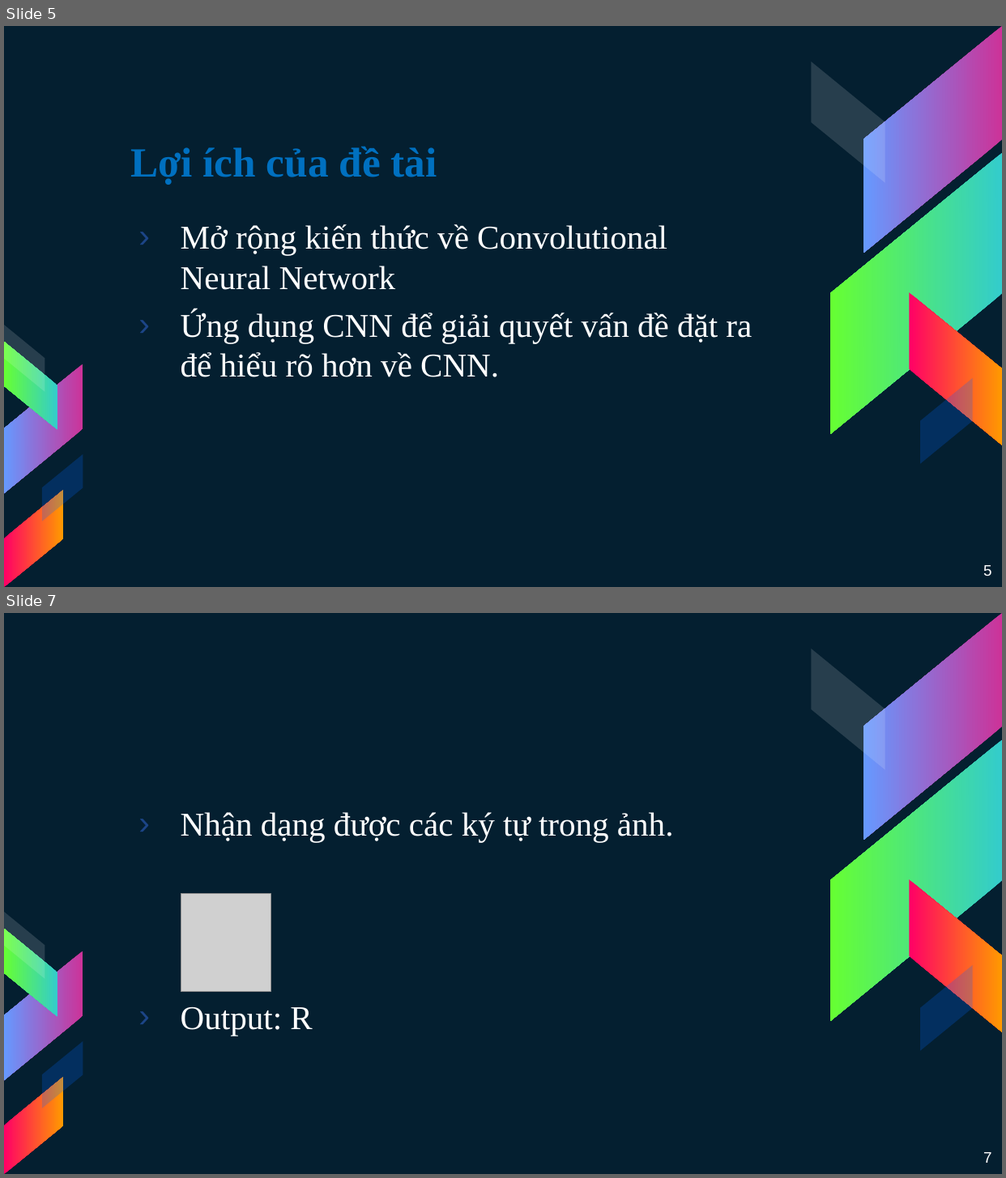
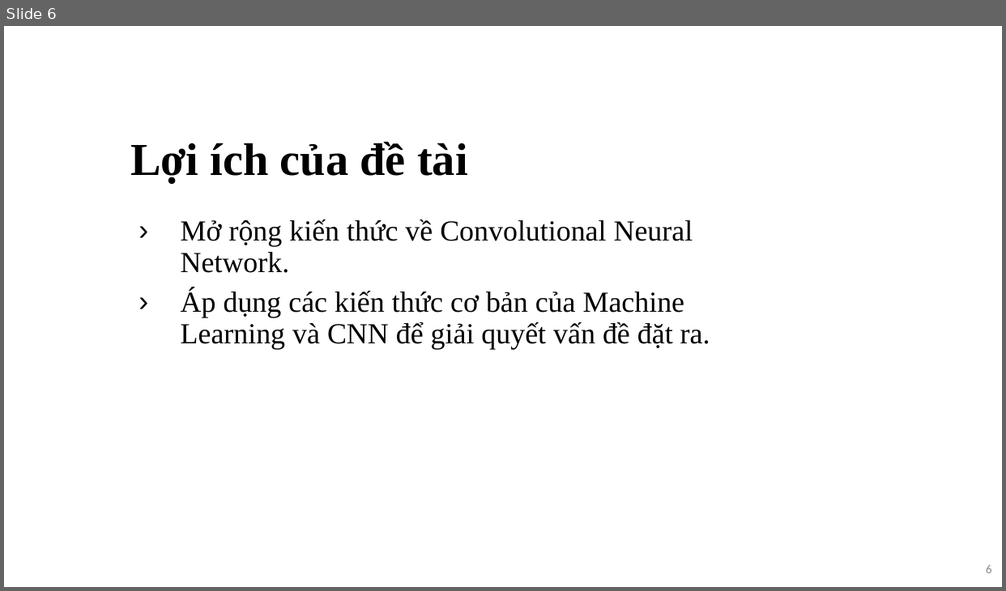
Before and after one commit to 15110383/MachineLearning, a slide deck: MALE.pptx. Shown one above the other, each under a label of ours: slides 5 and 7 before the commit, slide 6 after it; the slides between them are not shown. The pictures are 1006x1178 and 1006x591 pixels, drawn with LibreOffice and Linux fonts; fonts in the diff are those of the drawing; grey boxes stand for pictures. Boxes give left, top, right and bottom in pixels: in the first picture for what was removed or moved away, otherwise in the second. Text is boxed around its words. In the diff, an @@ line names an element or a change of style, - is before the commit and + after.

```diff
--- a/MALE.pptx
+++ b/MALE.pptx
@@ slide 7 removed at (4, 613, 1002, 1174), background #041F30; not listed: 10 template elements that a slide beside it also shows @@
@@ text removed at (181, 812, 674, 1035) @@
-› Nhận dạng được các ký tự trong ảnh.
-› Output: R
@@ picture removed at (181, 893, 270, 991) @@
@@ page number removed at (983, 1152, 991, 1163) @@
-7
@@ what was slide 5 is now slide 6 @@
@@ slide 6 changed as well @@
@@ background #041F30 to #FFFFFF @@
@@ title "Lợi ích của đề tài" at (130, 142, 468, 183): size 30 to 33 pt, text colour #0070C0 to #000000; line spacing 1 to 0.9 @@
@@ text at (181, 220, 710, 349): text changed; size 24 to 21 pt; text colour #FFFFFF to #000000 @@
-› Mở rộng kiến thức về Convolutional Neural Network
-› Ứng dụng CNN để giải quyết vấn đề đặt ra để hiểu rõ hơn về CNN.
+› Mở rộng kiến thức về Convolutional Neural Network.
+› Áp dụng các kiến thức cơ bản của Machine Learning và CNN để giải quyết vấn đề đặt ra.
@@ group removed at (811, 26, 1002, 464): 5 parallelograms @@
@@ group removed at (4, 326, 83, 587): 5 parallelograms @@
@@ page number at (986, 565, 992, 574): text changed; size 11 to 9 pt; font Arial to Calibri; text colour #FFFFFF to #8C8C8C @@
-5
+6
```
Also in this commit, not shown: 11 other slides changed, 8 slides added, 5 other slides removed, 1 other file.
